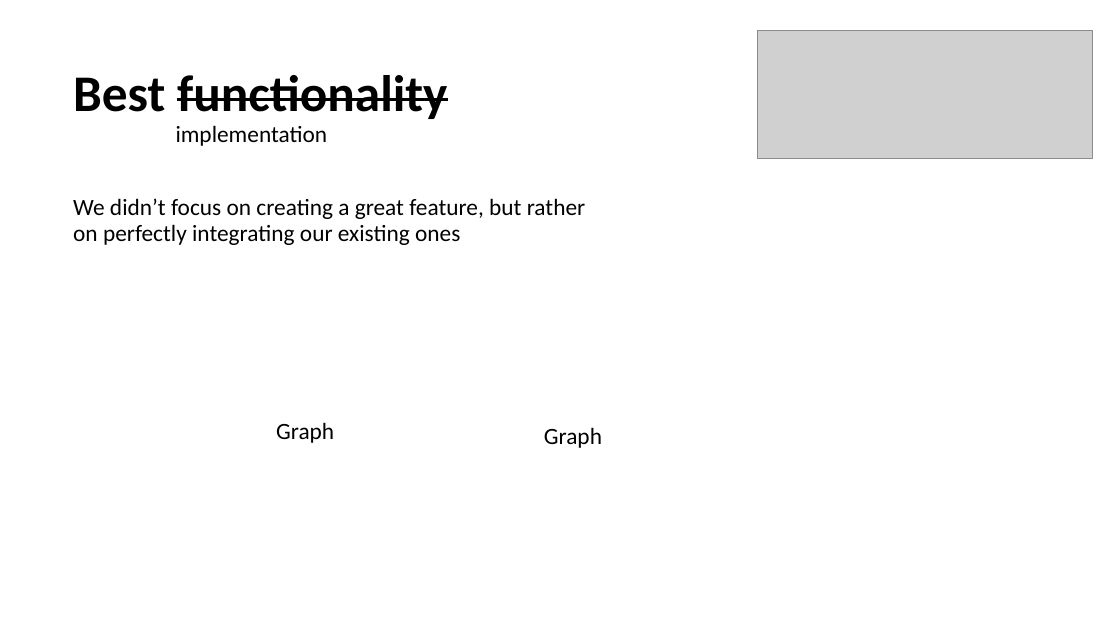
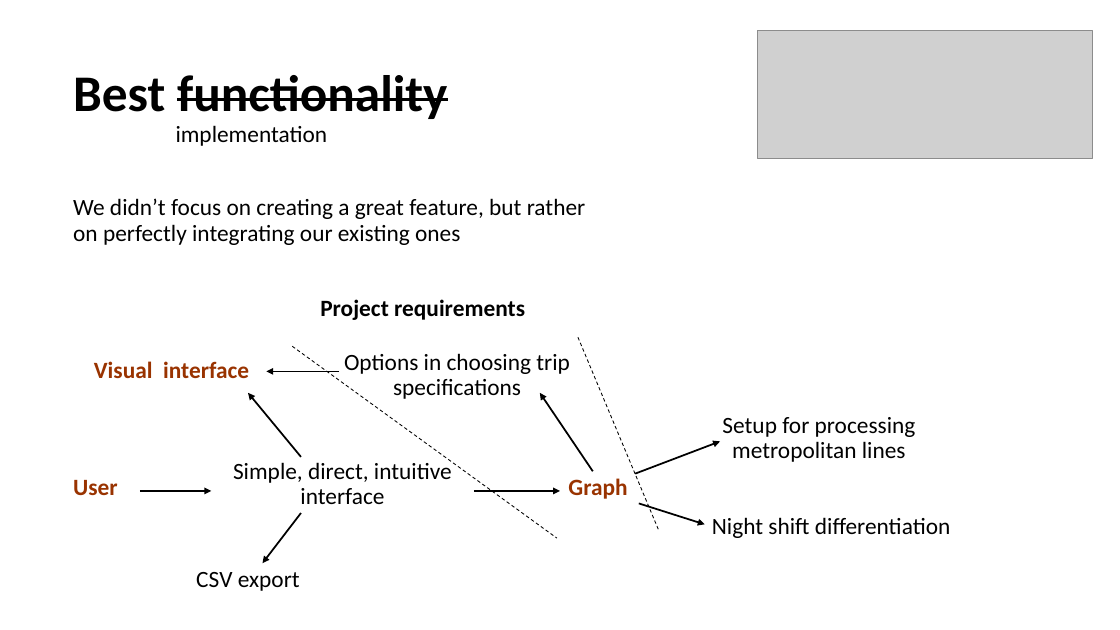
Before and after one commit to gpe0/AED-2, a slide deck: slide 9 of AED2.pptx (slide 8 before the commit). Drawn at 1120x630 pixels with LibreOffice and Linux fonts; fonts in the diff are those of the drawing; grey boxes stand for pictures. Boxes give left, top, right and bottom in pixels: in the first picture for what was removed or moved away, otherwise in the second. Text is boxed around its words. In the diff, an @@ line names an element or a change of style, - is before the commit and + after.

```diff
--- a/AED2.pptx
+++ b/AED2.pptx
@@ text added at [320, 299, 525, 320], 20 pt, text #000000, bold @@
+Project requirements
@@ line added from (292, 346) to (557, 539), #000000 0.75 pt dashed @@
@@ text added at [344, 353, 570, 399], 20 pt, text #000000 @@
+Options in choosing trip specifications
@@ line added from (578, 338) to (659, 531), #000000 0.75 pt dashed @@
@@ text added at [94, 361, 249, 378], 20 pt, text #993300, bold @@
+Visual interface
@@ arrow added from (339, 371) to (266, 371), #000000 1.5 pt @@
@@ arrow added from (301, 457) to (248, 393), #000000 1.5 pt @@
@@ arrow added from (593, 471) to (540, 393), #000000 1.5 pt @@
@@ text added at [722, 417, 916, 462], 20 pt, text #000000 @@
+Setup for processing metropolitan lines
@@ arrow added from (635, 474) to (720, 441), #000000 1.5 pt @@
@@ text at [233, 459, 452, 504]: text changed @@
-Graph
+Simple, direct, intuitive interface
@@ text "Graph": place and size @@
-text "Graph" at [544, 427, 602, 448]
+text "Graph" at [568, 478, 627, 499]
@@ text "Graph" at [568, 478, 627, 499]: text colour #000000 to #993300, bold on @@
@@ text added at [73, 480, 118, 495], 20 pt, text #993300, bold @@
+User
@@ arrow added from (140, 491) to (212, 491), #000000 1.5 pt @@
@@ arrow added from (474, 491) to (560, 491), #000000 1.5 pt @@
@@ arrow added from (639, 503) to (705, 524), #000000 1.5 pt @@
@@ arrow added from (301, 513) to (262, 563), #000000 1.5 pt @@
@@ text added at [712, 517, 950, 538], 20 pt, text #000000 @@
+Night shift differentiation
@@ text added at [196, 572, 300, 591], 20 pt, text #000000 @@
+CSV export
```
Also in this commit, not shown: 3 other slides changed, 2 slides added, 1 slide removed.
